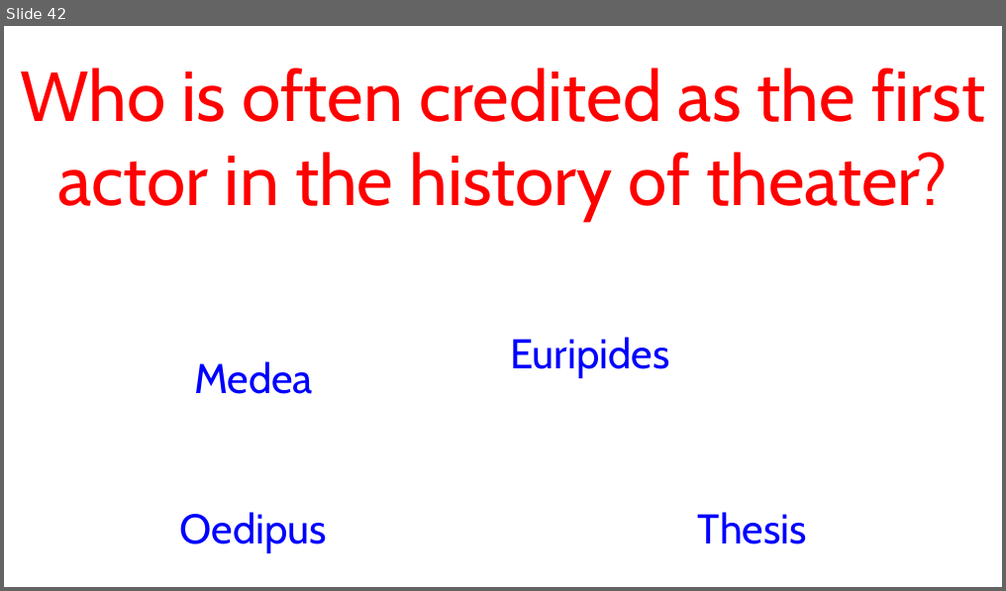
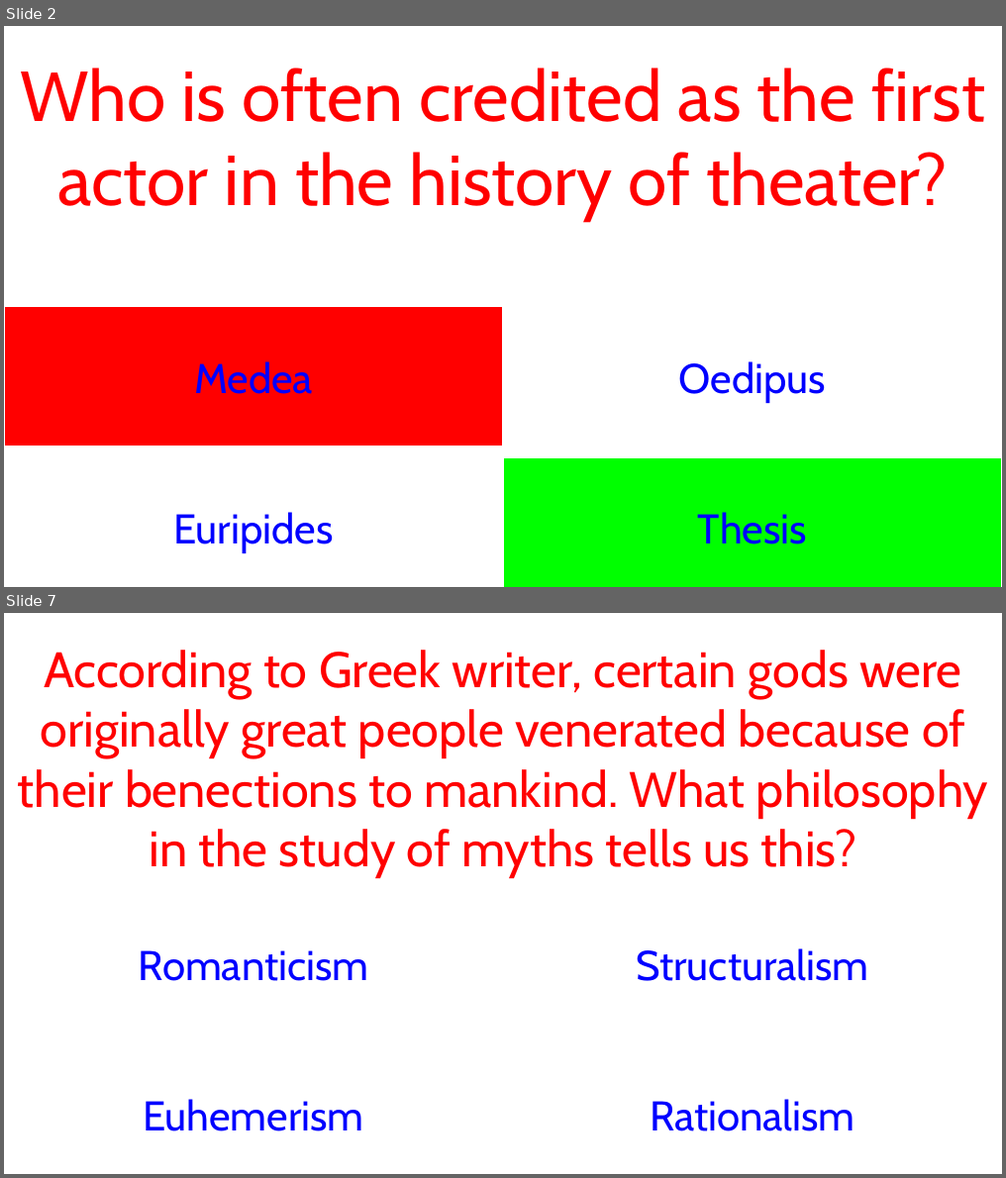
Before and after one commit to JoshuaRifareal/LET-Flashcards, a slide deck: Cards.pptm. Shown one above the other, each under a label of ours: slide 42 before the commit, slides 2 and 7 after it; the slides between them are not shown. The pictures are 1006x591 and 1006x1178 pixels, drawn with LibreOffice and Linux fonts; fonts in the diff are those of the drawing. Boxes give left, top, right and bottom in pixels: in the first picture for what was removed or moved away, otherwise in the second. Text is boxed around its words. In the diff, an @@ line names an element or a change of style, - is before the commit and + after.

```diff
--- a/Cards.pptm
+++ b/Cards.pptm
@@ slide 7 added at (x1=4, y1=613, x2=1002, y2=1174), background #FFFFFF @@
@@ text added at (x1=18, y1=650, x2=988, y2=877), 48 pt, text #FF0000 @@
+According to Greek writer, certain gods were originally great people venerated because of their benections to mankind. What philosophy in the study of myths tells us this?
@@ action button blank added at (x1=4, y1=894, x2=503, y2=1035), fill #FFFFFF, outline #FFFFFF 1.5 pt, 40 pt, text #0000FF @@
+Romanticism
@@ action button blank added at (x1=503, y1=894, x2=1002, y2=1035), fill #FFFFFF, outline #FFFFFF 1.5 pt, 40 pt, text #0000FF @@
+Structuralism
@@ action button blank added at (x1=4, y1=1045, x2=503, y2=1174), fill #FFFFFF, outline #FFFFFF 1.5 pt, 40 pt, text #0000FF @@
+Euhemerism
@@ action button blank added at (x1=503, y1=1045, x2=1002, y2=1174), fill #FFFFFF, outline #FFFFFF 1.5 pt, 40 pt, text #0000FF @@
+Rationalism
@@ what was slide 42 is now slide 2 @@
@@ slide 2 changed as well @@
@@ action button blank "Medea" at (x1=4, y1=307, x2=503, y2=448): fill #FFFFFF to #FF0000 @@
@@ text in action button blank at (x1=679, y1=362, x2=826, y2=403): text changed @@
-Euripides
+Oedipus
@@ action button blank "Thesis" at (x1=503, y1=458, x2=1002, y2=587): fill #FFFFFF to #00FF00 @@
@@ text in action button blank at (x1=173, y1=512, x2=333, y2=554): text changed @@
-Oedipus
+Euripides
```
Also in this commit, not shown: 9 other slides changed, 5 other slides added, 91 slides removed.
